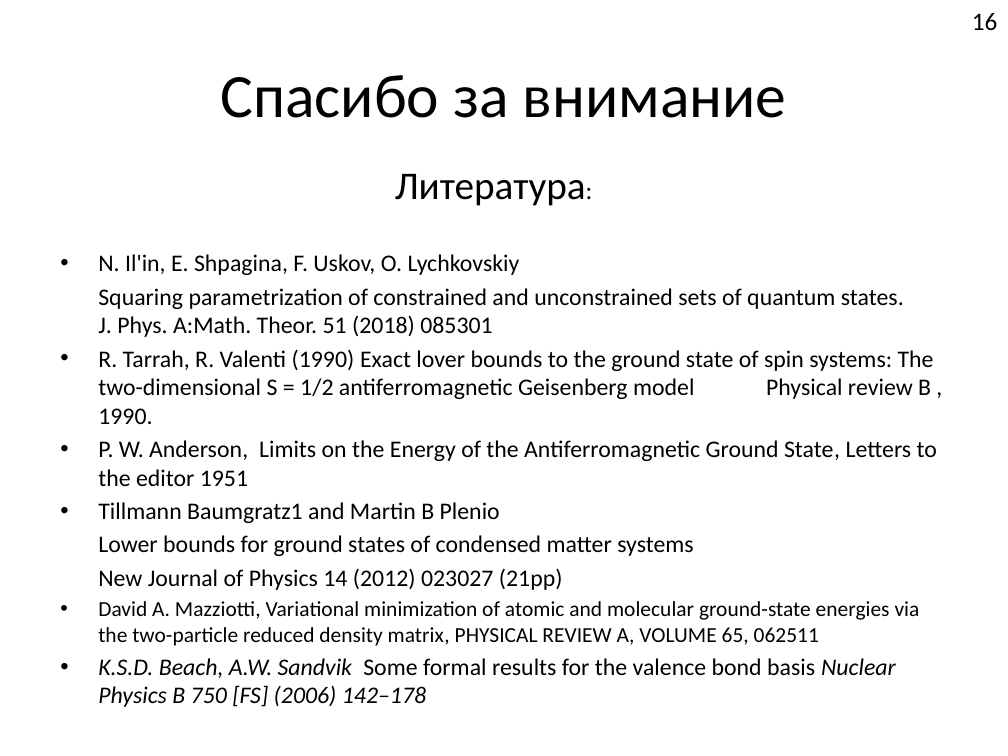
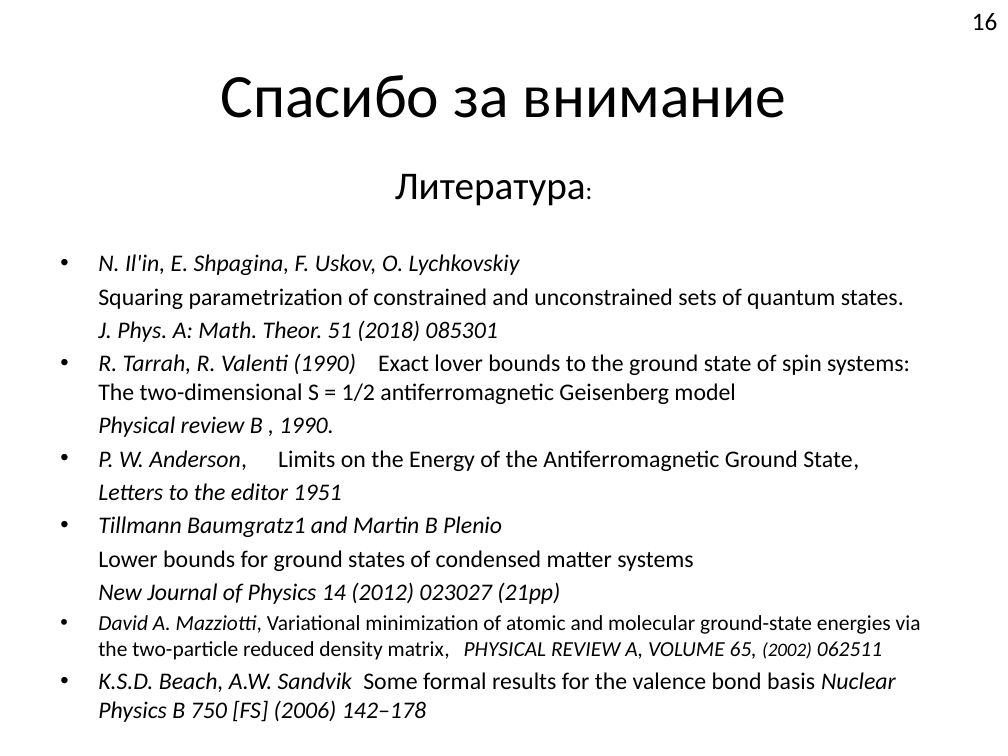
Before and after one commit to FeelUsM/zadrotstvo1, a slide deck: slide 16 of LaTeX-поделки/Системы спинов 1.pptx. Drawn at 1008x756 pixels with LibreOffice and Linux fonts; fonts in the diff are those of the drawing. Boxes give left, top, right and bottom in pixels: in the first picture for what was removed or moved away, otherwise in the second. Text is boxed around its words. In the diff, an @@ line names an element or a change of style, - is before the commit and + after.

```diff
--- a/LaTeX-поделки/Системы спинов 1.pptx
+++ b/LaTeX-поделки/Системы спинов 1.pptx
@@ text at (98, 254, 560, 604): italic on in "N. Il'in, E. Shpagina, F. Uskov, O. ...", "Tillmann Baumgratz1 and Martin B Plenio", "New Journal of Physics 14 (2012) 023027 ..." @@
@@ text at (98, 288, 910, 500): text changed @@
-Squaring parametrization of constrained and unconstrained sets of quantum states. J. Phys. A:Math. Theor. 51 (2018) 085301
-• R. Tarrah, R. Valenti (1990) Exact lover bounds to the ground state of spin systems: The two-dimensional S = 1/2 antiferromagnetic Geisenberg model Physical review B , 1990.
-• P. W. Anderson, Limits on the Energy of the Antiferromagnetic Ground State, Letters to the editor 1951
+Squaring parametrization of constrained and unconstrained sets of quantum states.
+J. Phys. A: Math. Theor. 51 (2018) 085301
+• R. Tarrah, R. Valenti (1990) Exact lover bounds to the ground state of spin systems: The two-dimensional S = 1/2 antiferromagnetic Geisenberg model
+Physical review B , 1990.
+• P. W. Anderson, Limits on the Energy of the Antiferromagnetic Ground State,
+Letters to the editor 1951
@@ text at (98, 615, 921, 660): text changed @@
-• David A. Mazziotti, Variational minimization of atomic and molecular ground-state energies via the two-particle reduced density matrix, PHYSICAL REVIEW A, VOLUME 65, 062511
+• David A. Mazziotti, Variational minimization of atomic and molecular ground-state energies via the two-particle reduced density matrix, PHYSICAL REVIEW A, VOLUME 65, (2002) 062511
```
Also in this commit, not shown: 12 other slides changed, 25 other files.
